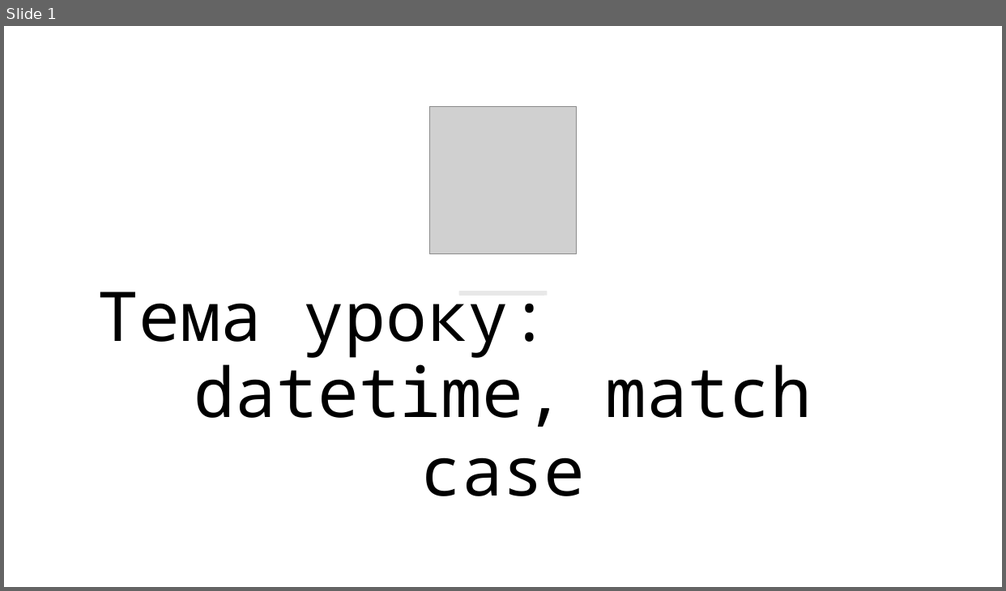
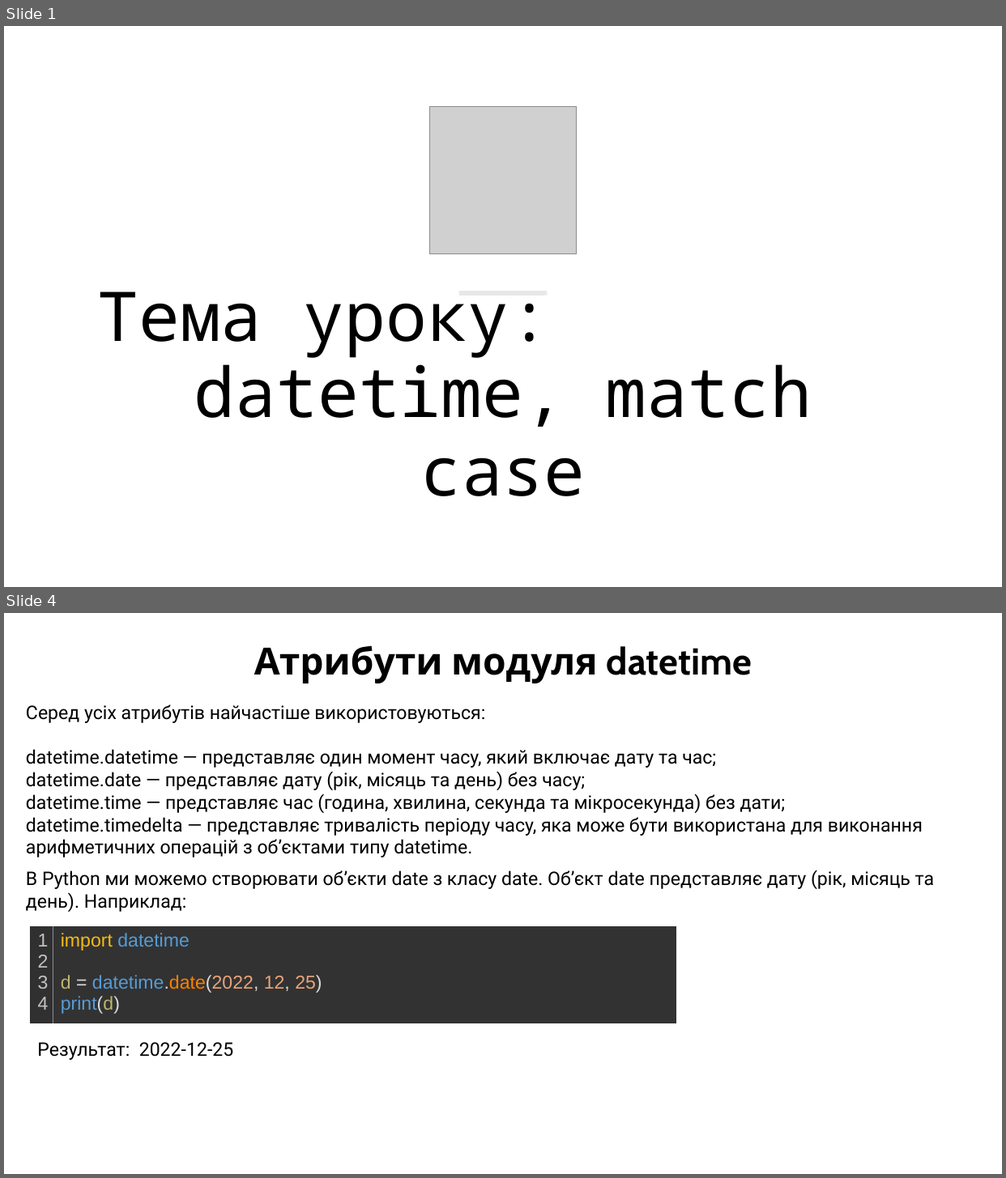
Before and after one commit to arg3ntuum/PythonCourse, a slide deck: Python Урок 22 datetime, match case.pptx. Shown one above the other, each under a label of ours: slide 1 before the commit, slides 1 and 4 after it; the slides between them are not shown. The pictures are 1006x591 and 1006x1178 pixels, drawn with LibreOffice and Linux fonts; fonts in the diff are those of the drawing; grey boxes stand for pictures. Boxes give left, top, right and bottom in pixels: in the first picture for what was removed or moved away, otherwise in the second. Text is boxed around its words. In the diff, an @@ line names an element or a change of style, - is before the commit and + after.

```diff
--- a/Python Урок 22 datetime, match case.pptx
+++ b/Python Урок 22 datetime, match case.pptx
@@ slide 4 added at [4, 613, 1002, 1174], background #FFFFFF @@
@@ text added at [254, 645, 752, 683], 36 pt, text #000000, bold @@
+Атрибути модуля datetime
@@ text added at [26, 705, 923, 858], 18 pt, text #000000 @@
+Серед усіх атрибутів найчастіше використовуються:
+datetime.datetime — представляє один момент часу, який включає дату та час;
+datetime.date — представляє дату (рік, місяць та день) без часу;
+datetime.time — представляє час (година, хвилина, секунда та мікросекунда) без дати;
+datetime.timedelta — представляє тривалість періоду часу, яка може бути використана для виконання арифметичних операцій з об’єктами типу datetime.
@@ text added at [26, 870, 934, 912], 18 pt, text #000000 @@
+В Python ми можемо створювати об’єкти date з класу date. Об’єкт date представляє дату (рік, місяць та день). Наприклад:
@@ table added at [30, 926, 677, 1024], 1 rows, 2 columns @@
+1 / 2 / 3 / 4 | import datetime / d = datetime.date(2022, 12, 25) / print(d)
@@ text added at [37, 1042, 234, 1060], 18 pt, text #000000 @@
+Результат: 2022-12-25
```
Also in this commit, not shown: 26 other slides added.
